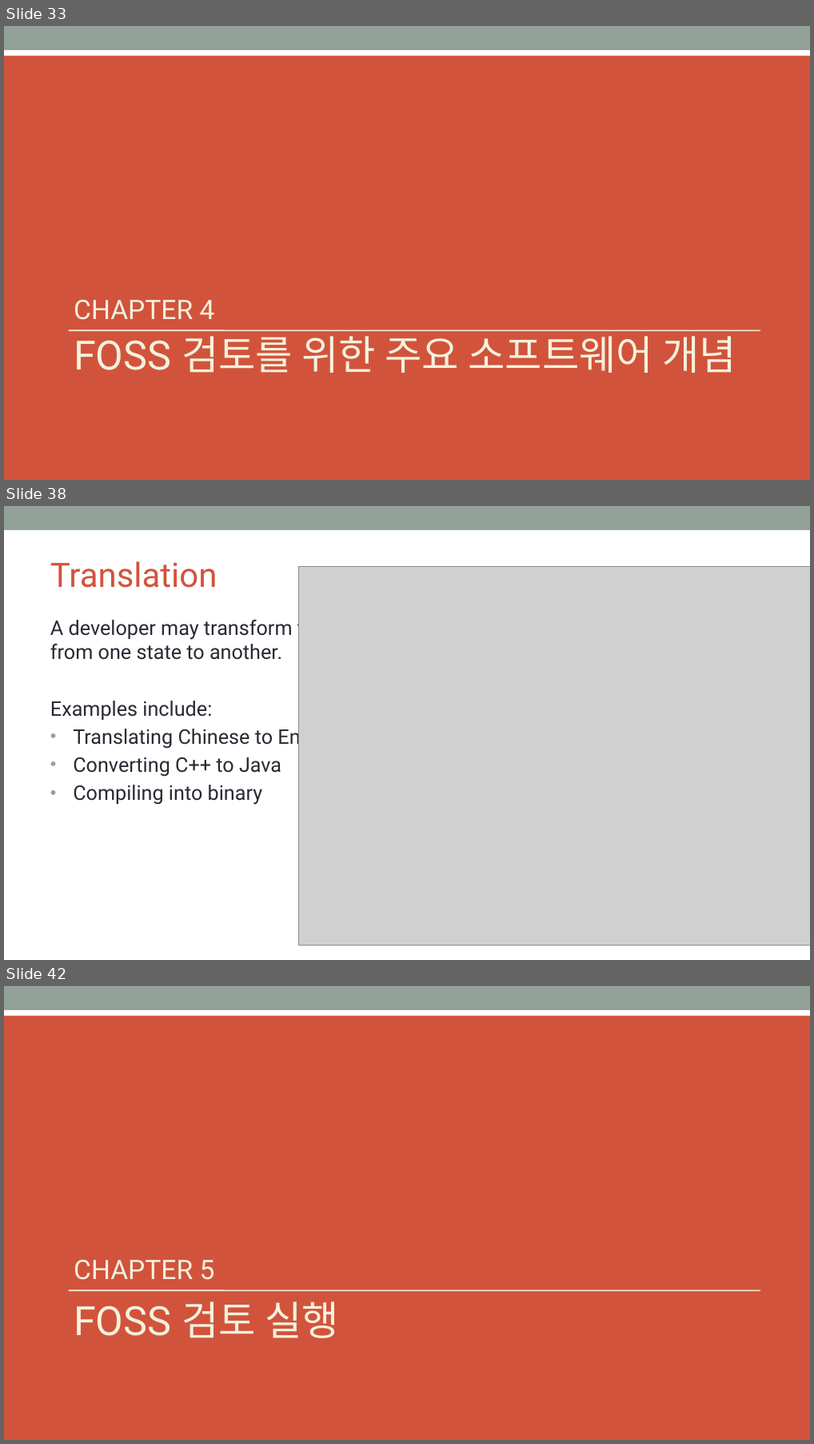
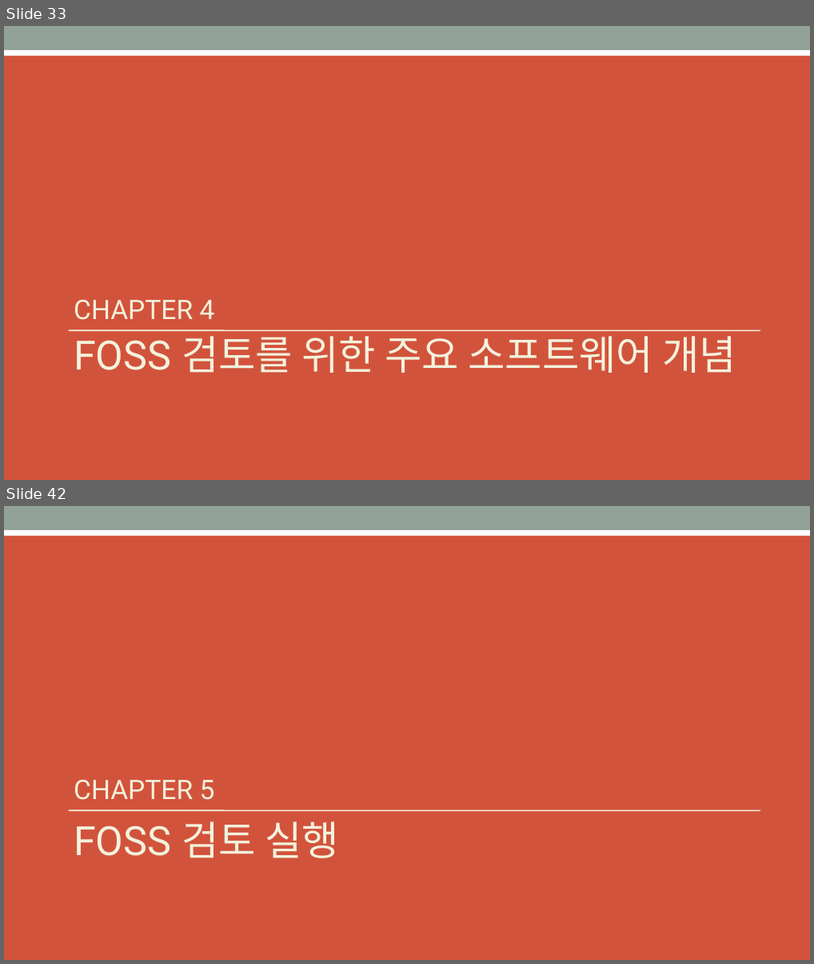
Before and after one commit to OpenChain-KWG/Curriculum-Translation-KR, a slide deck: target/slides/openchain-curriculum-for-1-1.pptx. Shown one above the other, each under a label of ours: slides 33, 38 and 42 before the commit, slides 33 and 42 after it; the slides between them are not shown. The pictures are 814x1444 and 814x964 pixels, drawn with LibreOffice and Linux fonts; fonts in the diff are those of the drawing; grey boxes stand for pictures; background and template pictures are left out. Boxes give left, top, right and bottom in pixels: in the first picture for what was removed or moved away, otherwise in the second. Text is boxed around its words. In the diff, an @@ line names an element or a change of style, - is before the commit and + after.

Commit message:
translation of chapter 4
translation of chapter 4 by haksung

```diff
--- a/target/slides/openchain-curriculum-for-1-1.pptx
+++ b/target/slides/openchain-curriculum-for-1-1.pptx
@@ slide 38 removed at bbox=[4, 506, 810, 960], background #FFFFFF; not listed: 1 template element that a slide beside it also shows @@
@@ title removed at bbox=[50, 561, 218, 588] @@
-Translation
@@ picture removed at bbox=[298, 567, 810, 944] @@
@@ text removed at bbox=[50, 616, 343, 804] @@
-A developer may transform the code from one state to another.
-Examples include:
-• Translating Chinese to English
-• Converting C++ to Java
-• Compiling into binary
```
Also in this commit, not shown: 8 slides added, 7 other slides removed, 6 other files.
